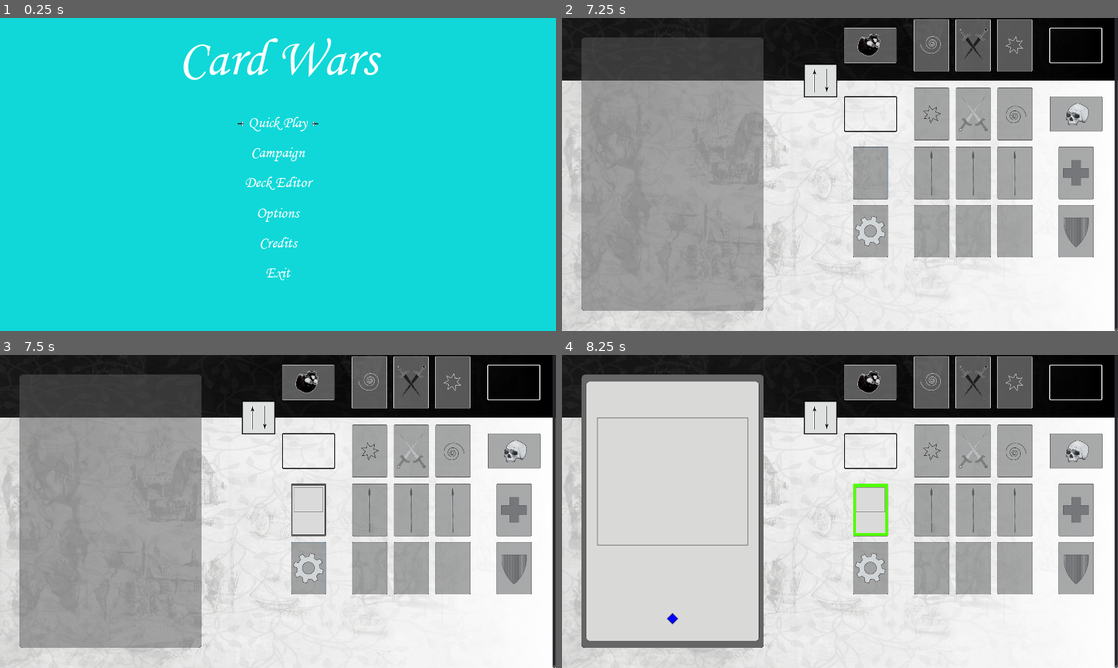
Above: before the commit, frames 1-4 (two rows, left to right).
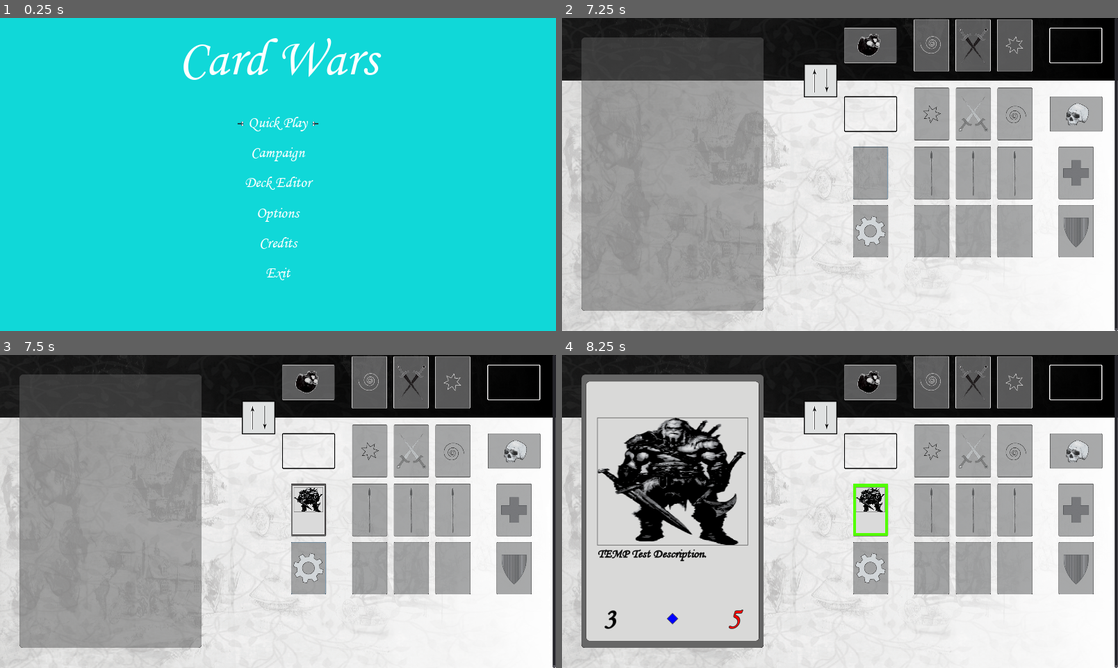
Above: after the commit, the same moments.

Repository: Prototype1364/Card-Wars
Game: Godot game, scene res://Scenes/MainScenes/SceneHandler.tscn
The game is run twice, just before and just after one commit, with the same random seed, the same clock (stepped at 60 frames per second) and the same inputs.
Inputs (mouse positions are in pixels of both pictures, inside the frame that each line leads up to):
- Up to frame 1 (0.25 s): no input
- Up to frame 2 (7.25 s): click "Quick Play" at 0.5 s; click (584, 39) at 1.27 s; click (973, 115) at 2 s; click (928, 115) at 2.75 s; click (1012, 115) at 3.5 s; click (928, 174) at 4.25 s; click (973, 174) at 5 s; click (1012, 174) at 5.75 s; click (867, 174) at 6.5 s
- Up to frame 3 (7.5 s): click (305, 567) at 7.25 s
- Up to frame 4 (8.25 s): click (867, 511) at 8 s

Frames 1-2 are identical in both runs. In frame 3, 0.2% of the frame differs, in the area x 52-58%, y 42-51%; in frame 4, 6.7%, in the area x 6-58%, y 20-88%.
Error before the commit: Invalid get index 'Text' (on base: 'Control (SmallCard.gd)'). (res://Scripts/Card_Display.gd:49)

Commit message:
Updates from meeting.

Diff:
--- a/Scenes/MainScenes/Battle.tscn
+++ b/Scenes/MainScenes/Battle.tscn
@@ -27,6 +27,8 @@
 margin_top = -220.0
 margin_right = 868.0
 margin_bottom = -20.0
+rect_rotation = 180.0
+rect_pivot_offset = Vector2( 417, 100 )
 follow_focus = true
 scroll_vertical_enabled = false
 
--- a/Scenes/SupportScenes/BigCard.tscn
+++ b/Scenes/SupportScenes/BigCard.tscn
@@ -70,12 +70,16 @@
 valign = 1
 
 [node name="ImageContainer" type="Control" parent="."]
-margin_left = 12.0
-margin_top = 13.0
-margin_right = 108.0
-margin_bottom = 96.0
+margin_left = 55.0
+margin_top = 150.0
+margin_right = 575.0
+margin_bottom = 590.0
+rect_min_size = Vector2( 520, 440 )
 
-[node name="CardImage" type="TextureButton" parent="ImageContainer"]
+[node name="CardImage" type="TextureRect" parent="ImageContainer"]
+margin_right = 520.0
+margin_bottom = 440.0
+rect_min_size = Vector2( 520, 440 )
 expand = true
 
 [node name="TokenContainer" type="Control" parent="."]
--- a/Scenes/SupportScenes/SmallCard.tscn
+++ b/Scenes/SupportScenes/SmallCard.tscn
@@ -59,12 +59,17 @@
 valign = 1
 
 [node name="ImageContainer" type="Control" parent="."]
-margin_left = 12.0
-margin_top = 13.0
-margin_right = 108.0
-margin_bottom = 96.0
+margin_left = 10.0
+margin_top = 12.0
+margin_right = 110.0
+margin_bottom = 97.0
+rect_min_size = Vector2( 100, 85 )
 
 [node name="CardImage" type="TextureRect" parent="ImageContainer"]
+margin_right = 100.0
+margin_bottom = 85.0
+rect_min_size = Vector2( 100, 85 )
+expand = true
 
 [node name="TokenContainer" type="Control" parent="."]
 margin_left = -20.0
--- a/Scripts/Battle.gd
+++ b/Scripts/Battle.gd
@@ -19,7 +19,11 @@
 
 	# Ensures that cards are not switched out of the MedBay, Graveyard, or Banished piles.
 	if ("Banished" in GameData.CardTo or "Graveyard" in GameData.CardTo or "MedBay" in GameData.CardTo) or ("Banished" in GameData.CardFrom or "Graveyard" in GameData.CardFrom or "MedBay" in GameData.CardFrom):
-		MoveWithoutSwitching = false
+		if "Banished" in GameData.CardFrom or "Graveyard" in GameData.CardFrom or "MedBay" in GameData.CardFrom:
+			Reset_Reposition_Card_Variables()
+			return
+		else:
+			MoveWithoutSwitching = false
 	# Sets MoveFrom/To variable values for repositioning.
 	if GameData.CardFrom == Side_To_Set_For + "Hand":
 		MoveFrom = self.get_node("Playmat/CardSpots/" + Side_To_Set_For + "HandScroller/" + Side_To_Set_For + "Hand")
--- a/Scripts/Card_Display.gd
+++ b/Scripts/Card_Display.gd
@@ -13,9 +13,9 @@
 	elif GameData.FocusedCardParentName == "WHand":
 		SelectedCard = self.get_parent().get_parent().get_node("Playmat/CardSpots/WHandScroller/WHand").get_node(GameData.FocusedCardName)
 	else:
-		SelectedCard = self.get_parent().get_parent().get_node("Playmat/CardSpots/NonHands/" + GameData.FocusedCardParentName + "/").get_node(GameData.FocusedCardName)
+		SelectedCard = self.get_parent().get_parent().get_node("Playmat/CardSpots/NonHands/" + GameData.FocusedCardParentName).get_node(GameData.FocusedCardName)
 
-func LookAtCard(FrameData, CostData):
+func LookAtCard(FrameData, ArtData, AttackData, CostData, HealthData):
 	self.GetCardData()
 	self.visible = true
 
@@ -45,10 +45,10 @@
 
 		# Gets info from selected card and transfer it to big card proportions.
 		# ImageContainer/CardImage of BigCard scene MUST REMAIN as a TEXTURE_BUTTON node type as it allows for auto-expansion of image proportions, thus cutting Eric's card art work in half.
-		self.get_node("ImageContainer/CardImage").texture_normal = SelectedCard.get_node("ImageContainer/CardImage").texture
-		self.get_node("Text").text = SelectedCard.Text
-		self.get_node("Damage").text = SelectedCard.get_node("Damage").text
-		self.get_node("Health").text = SelectedCard.get_node("Health").text
+		self.get_node("ImageContainer/CardImage").texture = ArtData
+		self.get_node("Text").text = SelectedCard.Short_Description
+		self.get_node("Damage").text = str(AttackData)
+		self.get_node("Health").text = str(HealthData)
 
 func NotLookingAtCard():
 	self.visible = false
--- a/Scripts/SmallCard.gd
+++ b/Scripts/SmallCard.gd
@@ -2,7 +2,7 @@
 
 var Name = "Barbarian"
 var Frame = "Normal"
-var Art = "res://Assets/Cards/Art/Barbarian_NEW.png"
+var Art = preload("res://Assets/Cards/Art/Barbarian.png")
 var Type = "Normal"
 var Effect_Type = "None"
 var Attribute = "Barbarian"
@@ -38,6 +38,8 @@
 	self.focus_next = self.get_parent().focus_next
 	self.focus_previous = self.get_parent().focus_previous
 
+	$ImageContainer/CardImage.texture = Art
+
 func _on_FocusSensor_focus_entered():
 	self.focusing()
 
@@ -47,7 +49,7 @@
 func focusing():
 	GameData.FocusedCardName = self.name
 	GameData.FocusedCardParentName = self.get_parent().name
-	SignalBus.emit_signal("LookAtCard", Frame, Cost)
+	SignalBus.emit_signal("LookAtCard", Frame, Art, Attack, Cost, Health)
 
 func defocusing():
 	GameData.FocusedCardName = ""
Not shown, removed: Assets/Cards/Art/AlexandertheGreat.png.import
Renamed: Assets/Cards/Art/Barbarian_NEW.png -> Assets/Cards/Art/Berserker.png
Renamed: Assets/Cards/Art/AlexandertheGreat.png -> Assets/Cards/Art/Hero_AlexandertheGreat.png
